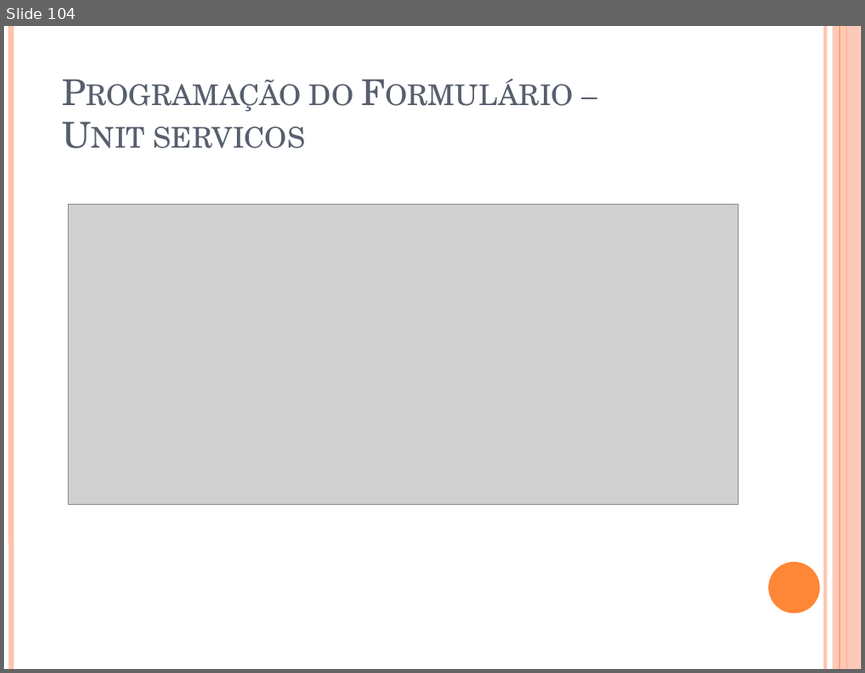
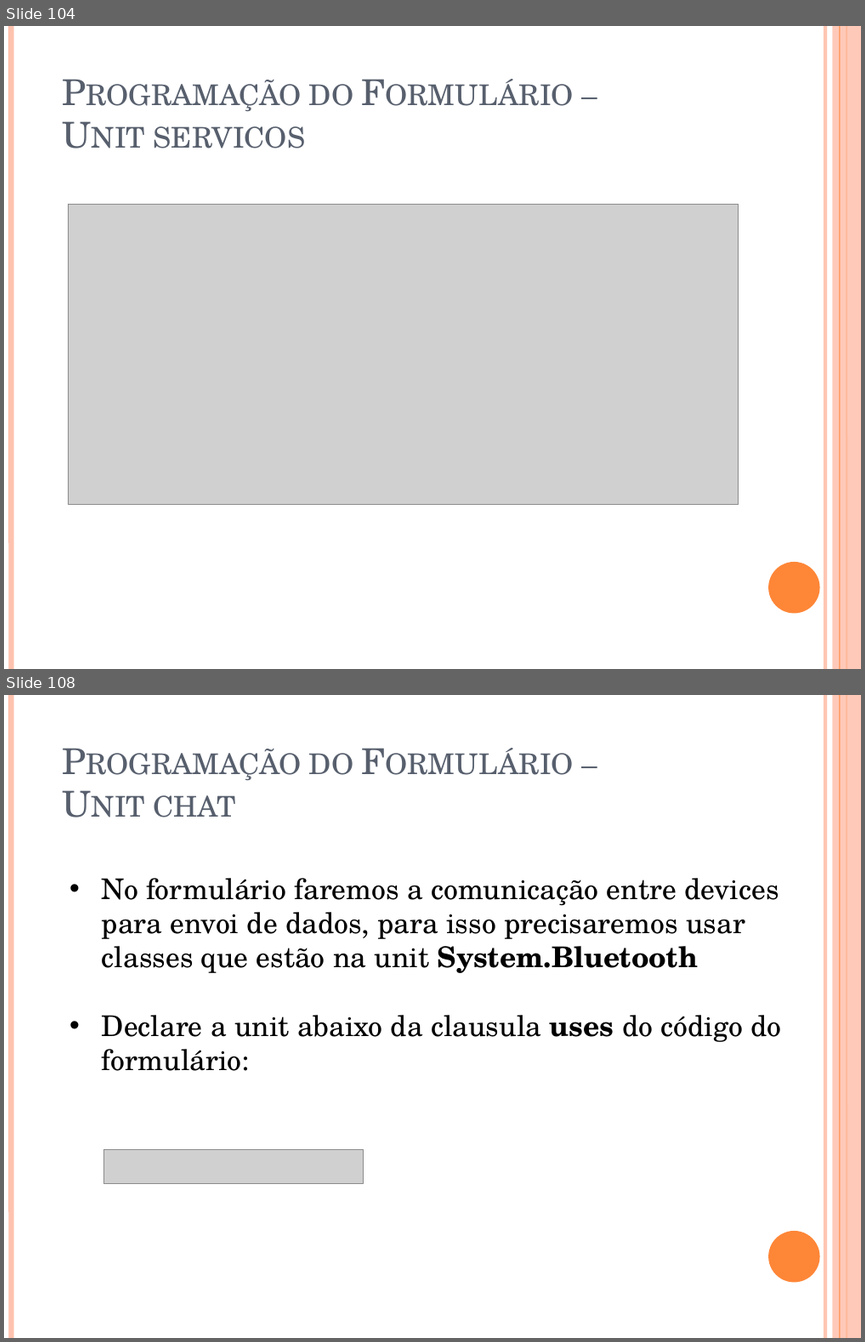
Before and after one commit to igorscandido/Conexao-Bluetooth-usando-Delphi, a slide deck: Stuff/Conexão Bluetooth usando Delphi.pptx. Shown one above the other, each under a label of ours: slide 104 before the commit, slides 104 and 108 after it; the slides between them are not shown. The pictures are 865x673 and 865x1342 pixels, drawn with LibreOffice and Linux fonts; fonts in the diff are those of the drawing; grey boxes stand for pictures. Boxes give left, top, right and bottom in pixels: in the first picture for what was removed or moved away, otherwise in the second. Text is boxed around its words. In the diff, an @@ line names an element or a change of style, - is before the commit and + after.

Commit message:
Started Chat Form Programming

```diff
--- a/Stuff/Conexão Bluetooth usando Delphi.pptx
+++ b/Stuff/Conexão Bluetooth usando Delphi.pptx
@@ slide 108 added at (4,695,861,1338), background #FFFFFF; not listed: 6 template elements that a slide beside it also shows @@
@@ title added at (154,753,353,817), 30 pt, text #575F6D, small capitals @@
+Programação do Formulário –
+Unit chat
@@ text added at (102,878,781,1071), 24 pt, text #000000 @@
+• No formulário faremos a comunicação entre devices para envoi de dados, para isso precisaremos usar classes que estão na unit System.Bluetooth
+• Declare a unit abaixo da clausula uses do código do formulário:
@@ picture added at (104,1150,364,1184) @@
```
Also in this commit, not shown: 1 slide changed, 9 other slides added, 28 other files.
